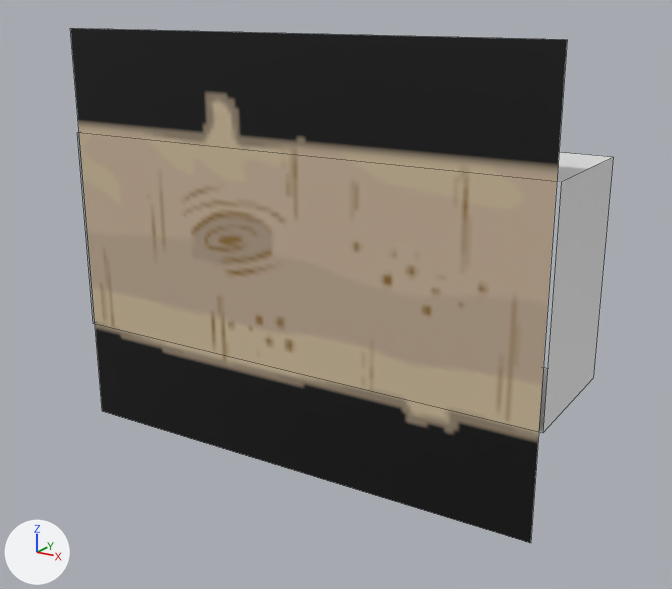
The Blender file Content/PuffBOMB/3D/Mountain/LightLogH4.blend, before and after one commit.
The view is the same before and after, from a camera (50 mm lens) standing at (10.17, -10.5, 6.23) and looking at (3.7, -0.07, 2.34). The axes (+X, +Y, +Z) are drawn at lower left. The lights are the same throughout. Mesh edges are drawn as thin lines.
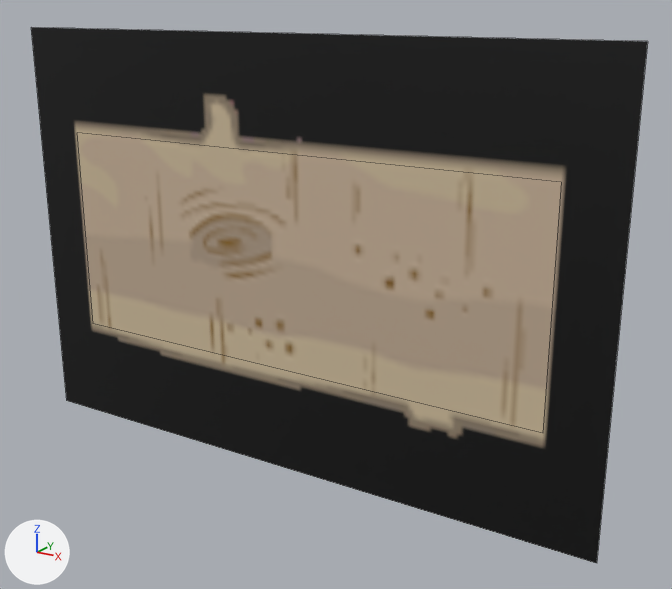
Scene script edits in JSON lines:
```json
{"op": "add", "block": "img_lightlog4_png_001", "code": ["img_lightlog4_png_001 = load_image('LightLog4.png.001', '../../Textures/Foregrounds/Mountain/LightLog4.png', 144, 104, 'Non-Color')"]}
{"op": "add", "block": "mat_lightlog4_png_001", "code": ["mat_lightlog4_png_001 = principled_material('LightLog4.png.001')", "mat_lightlog4_png_001.texture = img_lightlog4_png_001"]}
{"block": "me_plane", "where": "me_plane.from_pydata(...)  # 4 vertices, 1 face; spans x 0.0..1.217, y 0.0..1.0, z 0.2"}
{"block": "me_plane", "where": "# used by ob_plane; location = (-0.1, 0.2, 0.0); rotation_euler = (1.571, 0.0, 0.0), in degrees (90, 0, 0); scale = (5.83, 5.83, 5.83)"}
{"op": "remove", "block": "me_plane", "code": "me_plane.materials.append(mat_lightlog4_png)  # picture img_lightlog4_png"}
{"block": "me_plane", "change": "me_plane part 1"}
{"op": "set", "path": "me_plane.vertices[0].co", "old": "(1.217, 1.0, 0.2)", "new": "(1.354, 1.0, 0.2)", "note": "pixel (567, 39) -> pixel (647, 41)"}
{"op": "set", "path": "me_plane.vertices[1].co", "old": "(1.217, 0.0, 0.2)", "new": "(1.354, 0.0, 0.2)", "note": "pixel (530, 543) -> pixel (596, 563)"}
{"op": "set", "path": "me_plane.vertices[2].co", "old": "(0.0, 0.0, 0.2)", "new": "(-0.137, 0.0, 0.2)", "note": "pixel (102, 411) -> pixel (66, 400)"}
{"op": "set", "path": "me_plane.vertices[3].co", "old": "(0.0, 1.0, 0.2)", "new": "(-0.137, 1.0, 0.2)", "note": "pixel (70, 28) -> pixel (31, 27)"}
{"op": "add", "block": "me_plane", "code": "me_plane.materials.append(mat_lightlog4_png_001)  # picture img_lightlog4_png_001"}
```

Pixel boxes (x1, y1, x2, y2) of what changed, in the pictures (672 x 589 px):
```json
{"object": "Plane", "change": "recoloured, reshaped", "before": [70, 28, 567, 543], "after": [31, 27, 648, 563], "on screen": "24% wider"}
{"object": "Cube", "change": "unchanged, covered by the edit", "before": [78, 133, 613, 433]}
```
